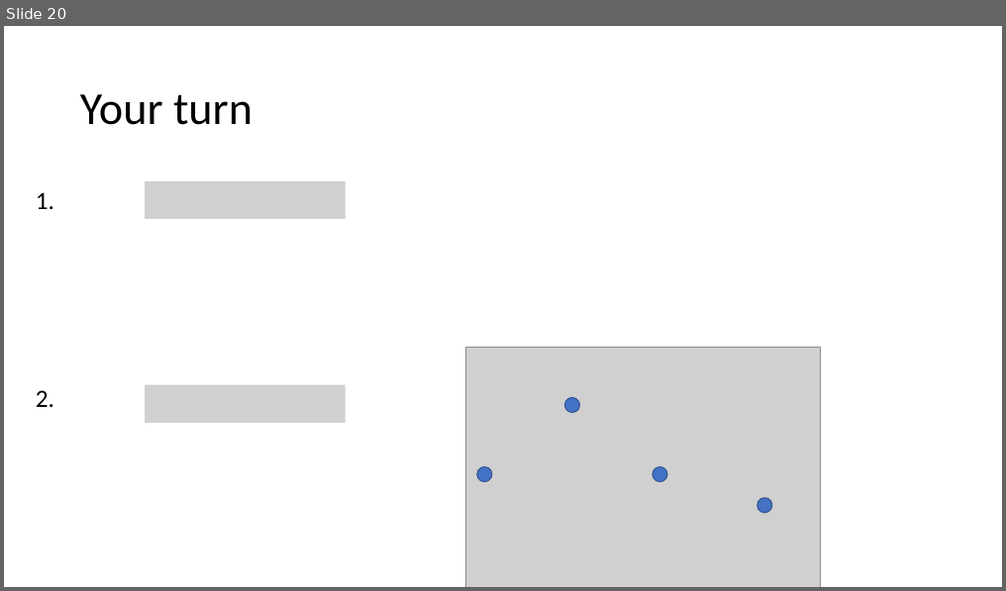
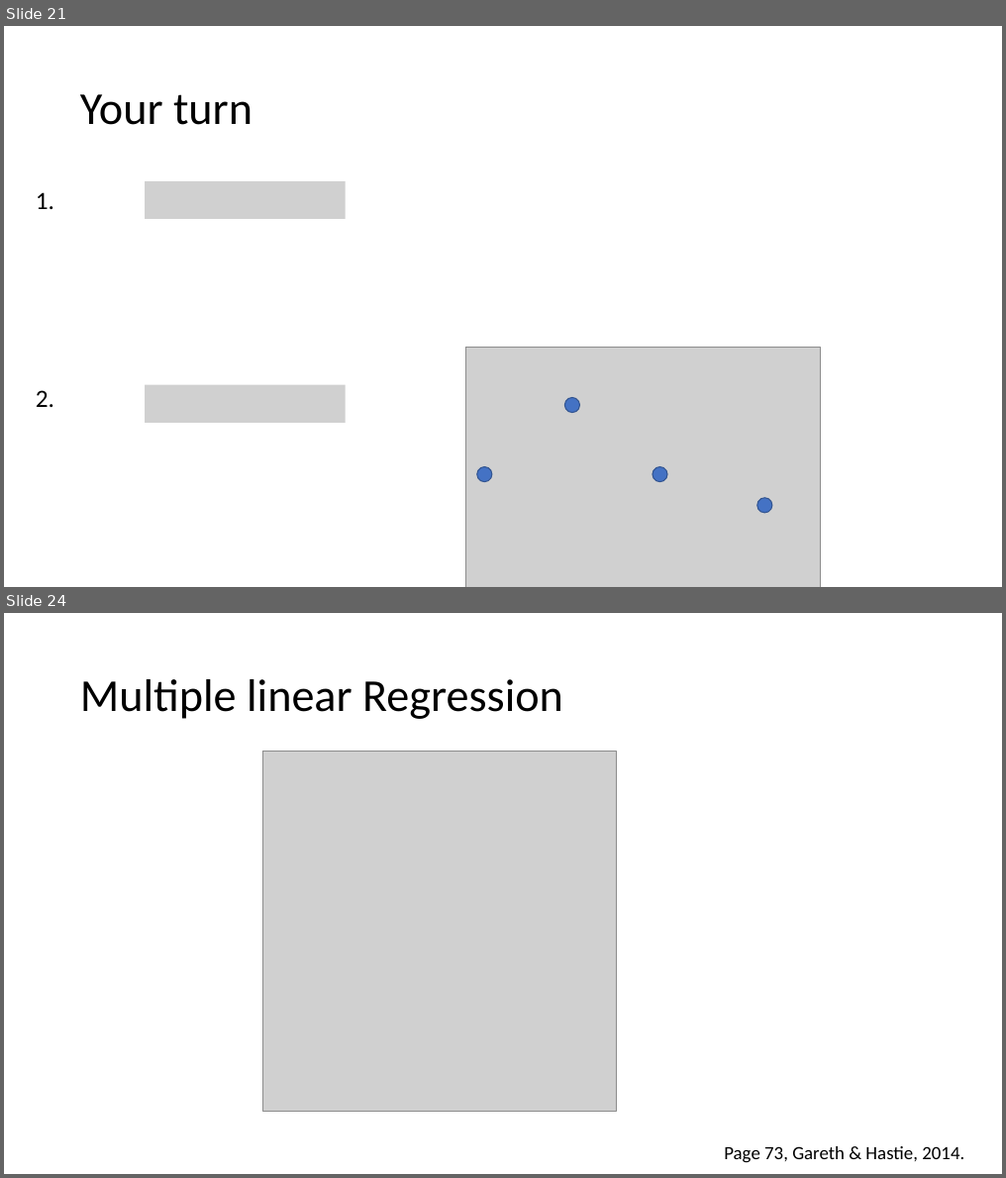
Before and after one commit to mathphysmx/teaching-ml, a slide deck: slides/02_ML_Linear_modelsA.pptx. Shown one above the other, each under a label of ours: slide 20 before the commit, slides 21 and 24 after it; the slides between them are not shown. The pictures are 1006x591 and 1006x1178 pixels, drawn with LibreOffice and Linux fonts; fonts in the diff are those of the drawing; grey boxes stand for pictures. Boxes give left, top, right and bottom in pixels: in the first picture for what was removed or moved away, otherwise in the second. Text is boxed around its words. In the diff, an @@ line names an element or a change of style, - is before the commit and + after.

```diff
--- a/slides/02_ML_Linear_modelsA.pptx
+++ b/slides/02_ML_Linear_modelsA.pptx
@@ slide 24 added at bbox=[4, 613, 1002, 1174], background #FFFFFF @@
@@ title added at bbox=[80, 679, 563, 719], 44 pt, text #000000 @@
+Multiple linear Regression
@@ picture added at bbox=[263, 752, 616, 1112] @@
@@ text added at bbox=[724, 1147, 964, 1163], 18 pt, text #000000 @@
+Page 73, Gareth & Hastie, 2014.
@@ what was slide 20 is now slide 21 @@
```
Also in this commit, not shown: 1 slide changed, 3 other slides added, 17 other files.
